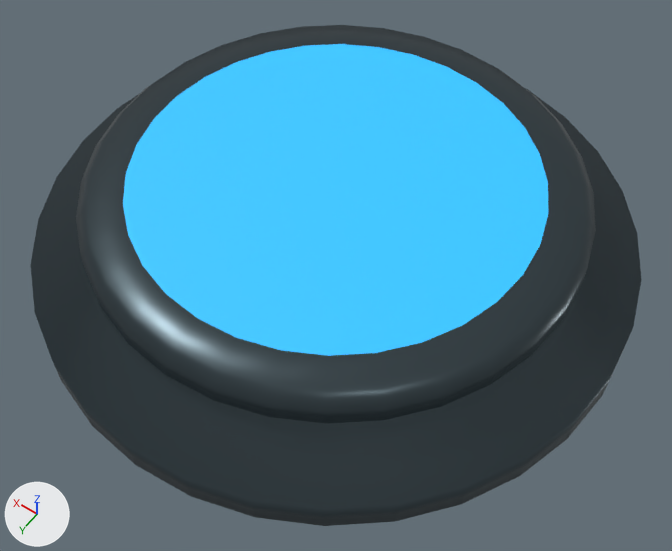
An edit to the glTF model Pixel Golf/assets/Club Rack/Deselected2.glb, drawn before and after from the same camera.
One viewpoint serves both versions: a 50 mm lens placed at (-0.0587, 0.3516, 0.1468), pointed at (-0.0045, 0.2757, 0.0276). The axes (+X, +Y, +Z) are drawn at lower left. The lights are the same throughout. The picture after the commit comes second.

The older version as bpy lines, for what is in view:
```python
mat_blue = principled_material('Blue')
mat_blue.base_color = (0.0207, 0.39, 0.839)  # blue #27a8ec
mat_blue.emission_color = (0.0101, 0.191, 0.388)  # blue #1a79a7
mat_blue.emission_strength = 1.0
me_cylinder_002 = bpy.data.meshes.new('Cylinder.002')
me_cylinder_002.from_pydata(...)  # 320 vertices, 636 faces; spans x -0.0493..0.0493, y -0.0493..0.0493, z -0.0103..0.0068
# faces by material slot: [94, 542]
me_cylinder_002.materials.append(mat_blue)  # blue #27a8ec, glowing blue #1a79a7
me_cylinder_002.materials.append(mat_color_tilesheet_metallic)
ob_deselected_2 = bpy.data.objects.new('DeSelected 2', me_cylinder_002)
ob_deselected_2.location = (0.0, 0.2694, 0.0353)
```
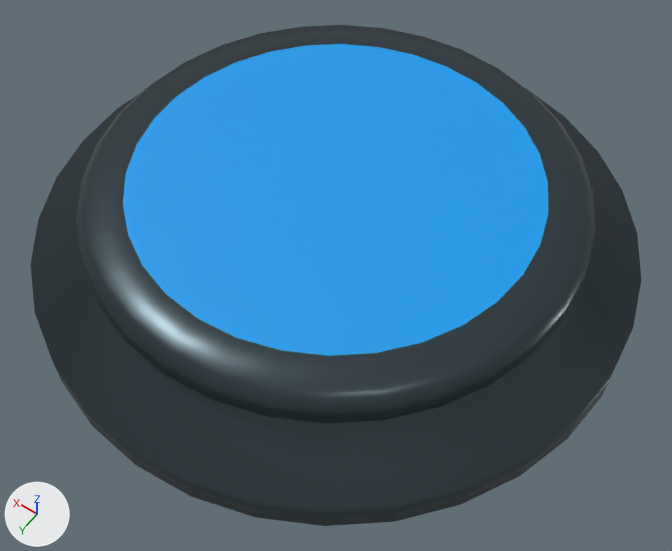
Location of each change, [x1, y1, x2, y2] in pixels of the pictures (672 x 551 px):
'DeSelected 2', recoloured, surface changed
    both: [120, 41, 552, 359]

Patch to the scene script:
```diff
--- a/Pixel Golf/assets/Club Rack/Deselected2.glb.py
+++ b/Pixel Golf/assets/Club Rack/Deselected2.glb.py
@@ mat_blue @@
 mat_blue.base_color = (0.0207, 0.39, 0.839)  # blue #27a8ec
-mat_blue.emission_color = (0.0101, 0.191, 0.388)  # blue #1a79a7
-mat_blue.emission_strength = 1.0
```
